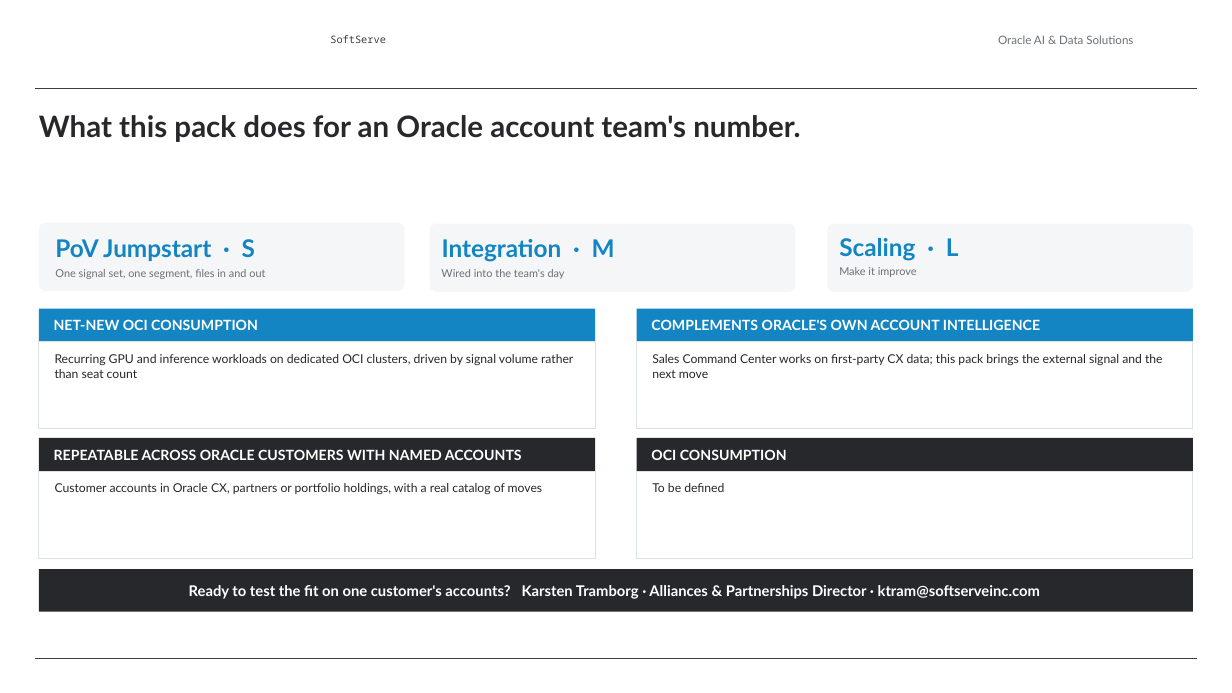
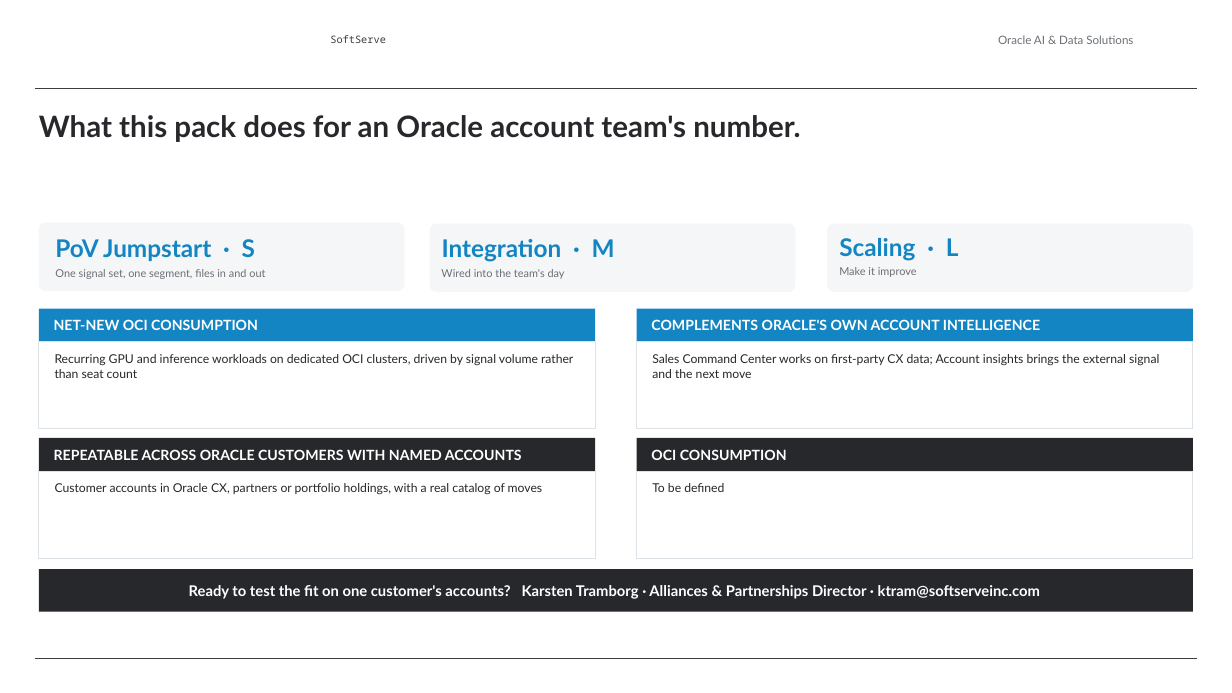
Before and after one commit to alexey-orlov/AO-Personal-OS, a slide deck: slide 6 of outputs/oracle-packs/account-insights/artifacts/account-insights-sales-deck.pptx. Drawn at 1232x693 pixels with LibreOffice and Linux fonts; fonts in the diff are those of the drawing; background and template pictures are left out. Boxes give left, top, right and bottom in pixels: in the first picture for what was removed or moved away, otherwise in the second. Text is boxed around its words. In the diff, an @@ line names an element or a change of style, - is before the commit and + after.

```diff
--- a/outputs/oracle-packs/account-insights/artifacts/account-insights-sales-deck.pptx
+++ b/outputs/oracle-packs/account-insights/artifacts/account-insights-sales-deck.pptx
@@ text at [652, 354, 1159, 378]: text changed @@
-Sales Command Center works on first-party CX data; this pack brings the external signal and the next move
+Sales Command Center works on first-party CX data; Account insights brings the external signal and the next move
```
Also in this commit, not shown: 3 other slides changed, 5 other files.
